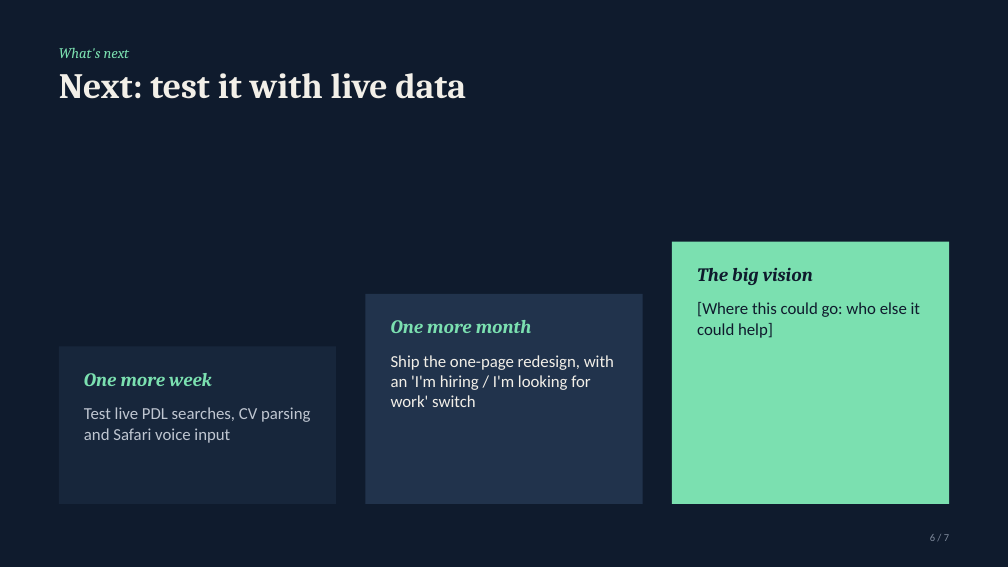
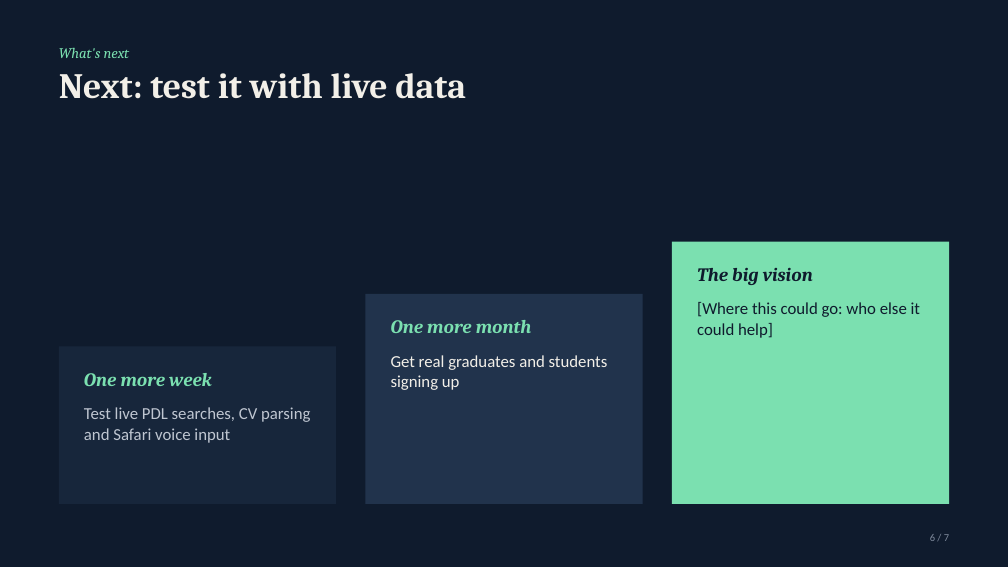
Before and after one commit to OP793/Table7, a slide deck: slide 6 of presentation/Table7-pitch-deck.pptx. Drawn at 1008x567 pixels with LibreOffice and Linux fonts; fonts in the diff are those of the drawing. Boxes give left, top, right and bottom in pixels: in the first picture for what was removed or moved away, otherwise in the second. Text is boxed around its words. In the diff, an @@ line names an element or a change of style, - is before the commit and + after.

```diff
--- a/presentation/Table7-pitch-deck.pptx
+++ b/presentation/Table7-pitch-deck.pptx
@@ text at bbox=[391, 355, 608, 390]: text changed @@
-Ship the one-page redesign, with an 'I'm hiring / I'm looking for work' switch
+Get real graduates and students signing up
```
Also in this commit, not shown: 3 other slides changed.
